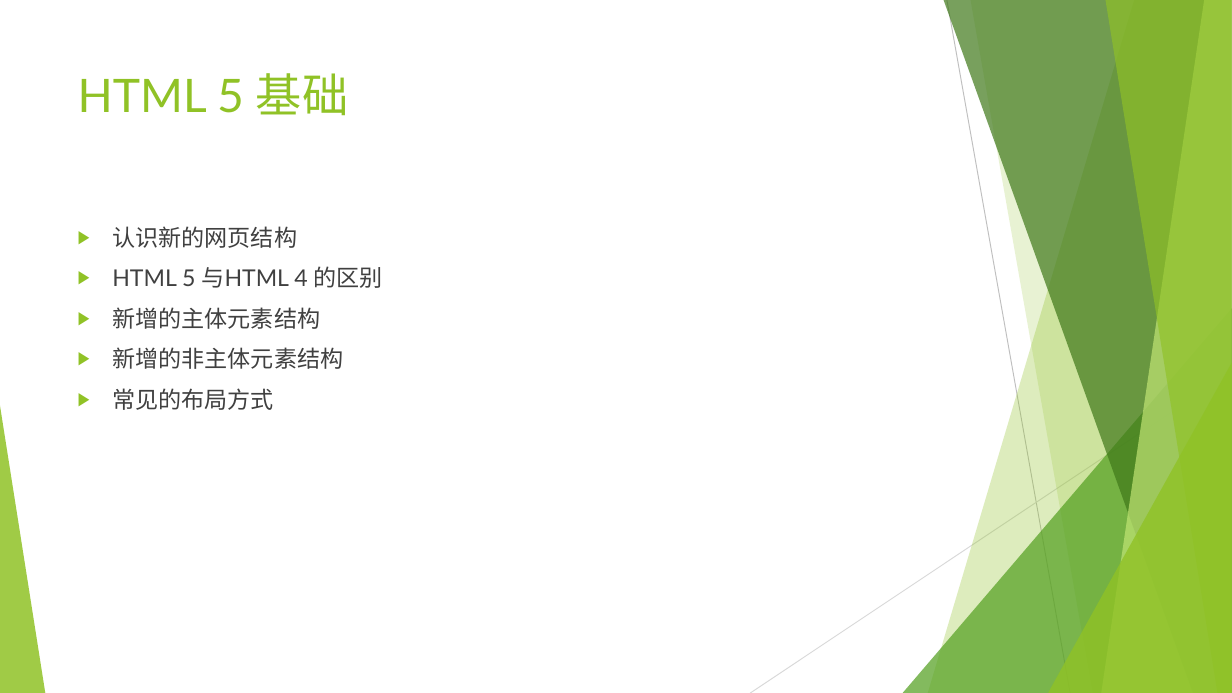
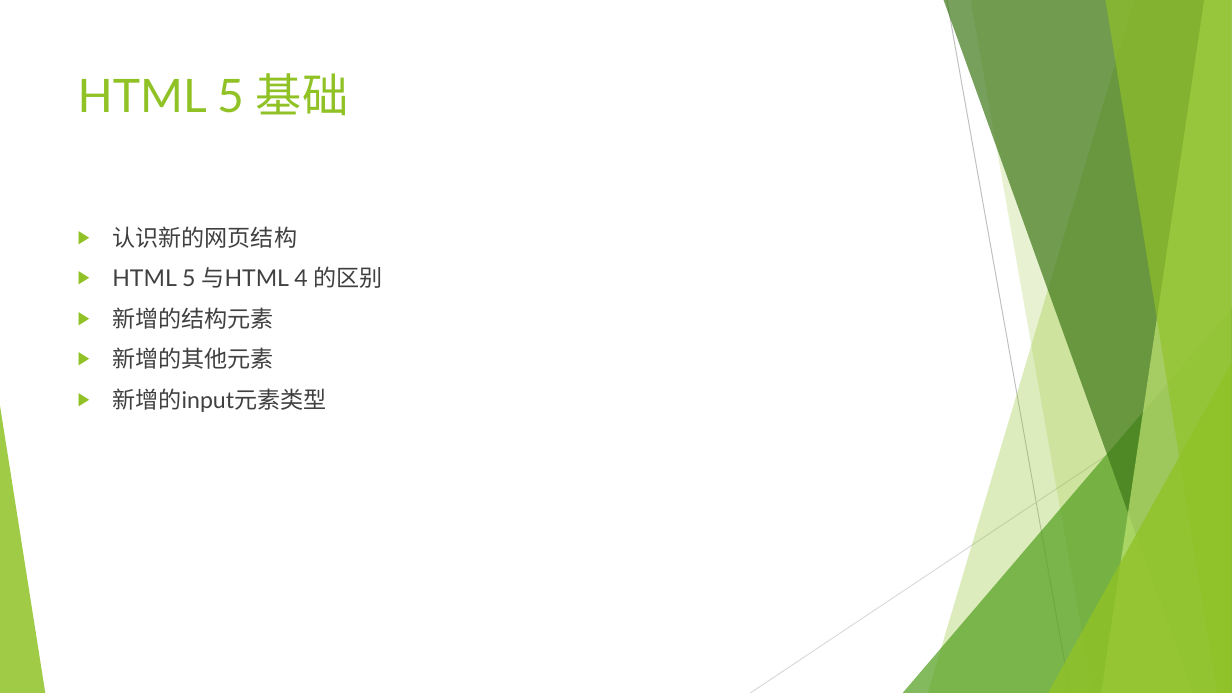
Before and after one commit to Guoye/Neusoft, a slide deck: slide 2 of lesson_HTML5/2.HTML5基础/2.HTML5基础.pptx. Drawn at 1232x693 pixels with LibreOffice and Linux fonts; fonts in the diff are those of the drawing. Boxes give left, top, right and bottom in pixels: in the first picture for what was removed or moved away, otherwise in the second. Text is boxed around its words. In the diff, an @@ line names an element or a change of style, - is before the commit and + after.

```diff
--- a/lesson_HTML5/2.HTML5基础/2.HTML5基础.pptx
+++ b/lesson_HTML5/2.HTML5基础/2.HTML5基础.pptx
@@ text at <box>112,307,326,412</box>: text changed @@
-▶ 新增的主体元素结构
-▶ 新增的非主体元素结构
-▶ 常见的布局方式
+▶ 新增的结构元素
+▶ 新增的其他元素
+▶ 新增的input元素类型
```
Also in this commit, not shown: 2 other slides changed, 10 slides added, 7 other files.
